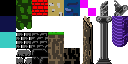
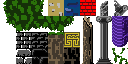
Revision of a layered 128px x 64px image; what changed, layer by layer:
painted on "Layer 2" over [0, 0, 128, 64]
